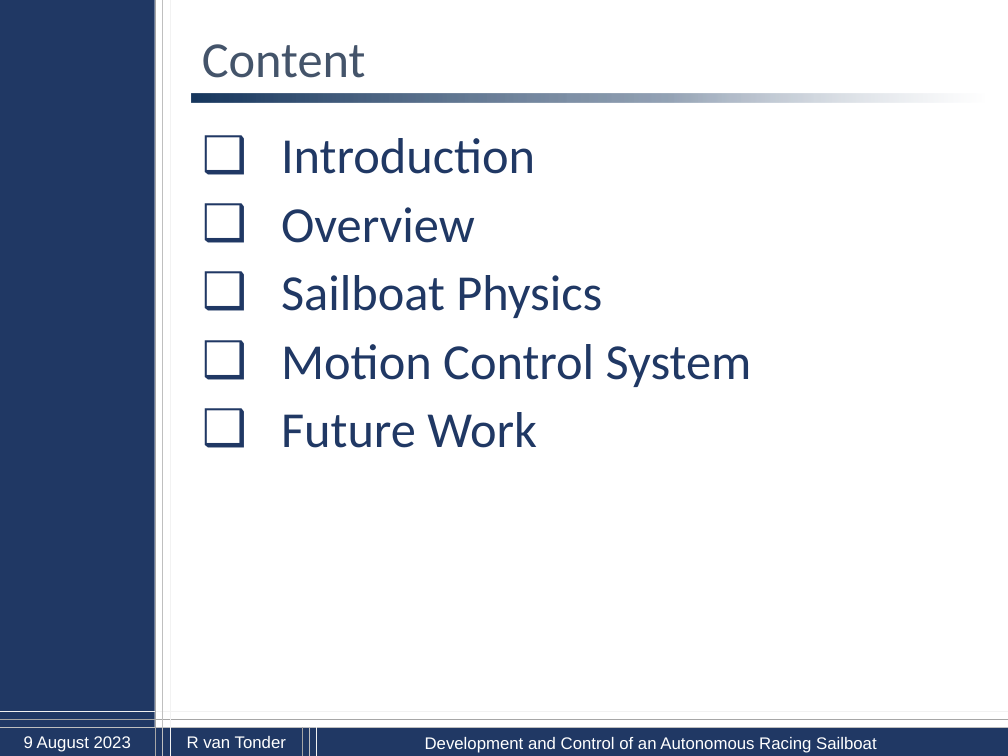
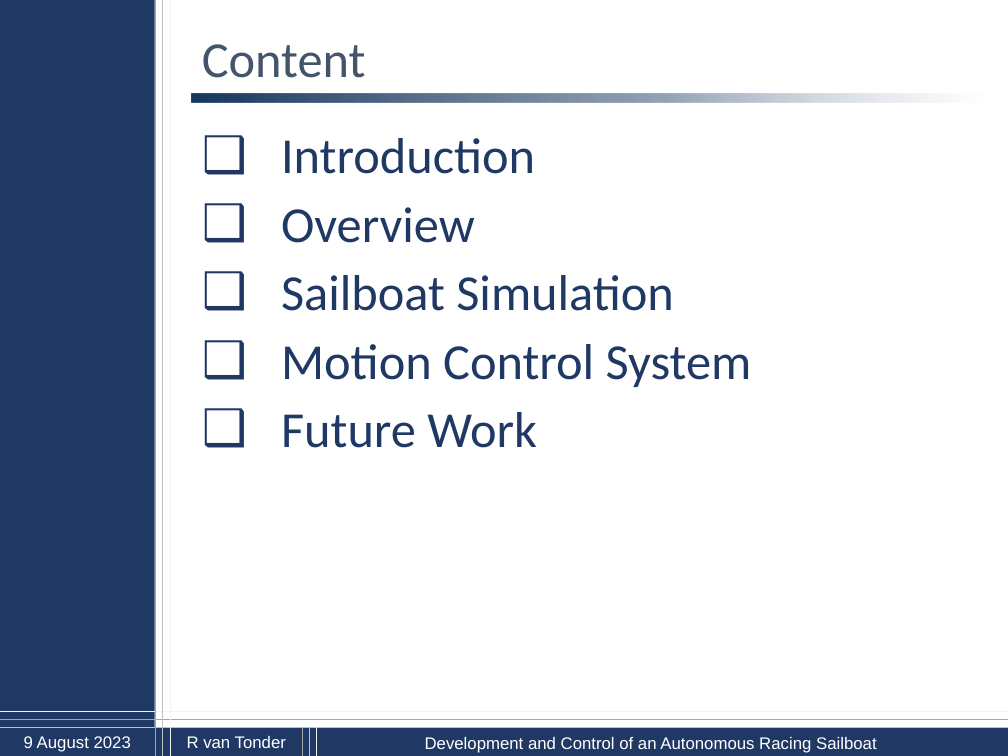
Before and after one commit to 22569596/MEng, a slide deck: slide 2 of Presentations/sailboat_Slides.pptx. Drawn at 1008x756 pixels with LibreOffice and Linux fonts; fonts in the diff are those of the drawing; background and template pictures are left out. Boxes give left, top, right and bottom in pixels: in the first picture for what was removed or moved away, otherwise in the second. Text is boxed around its words. In the diff, an @@ line names an element or a change of style, - is before the commit and + after.

```diff
--- a/Presentations/sailboat_Slides.pptx
+++ b/Presentations/sailboat_Slides.pptx
@@ text at bbox=[281, 275, 674, 311]: text changed @@
-❑ Sailboat Physics
+❑ Sailboat Simulation
```
Also in this commit, not shown: 25 other slides changed, 2 slides added.
